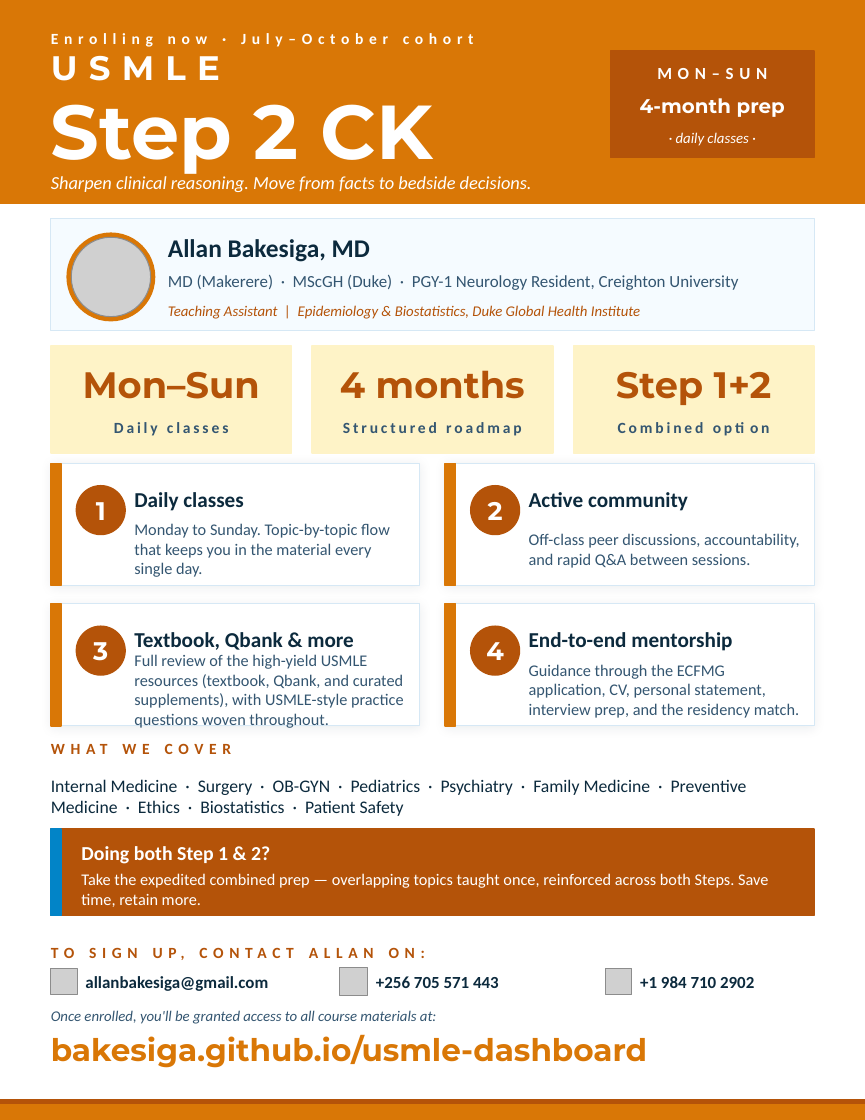
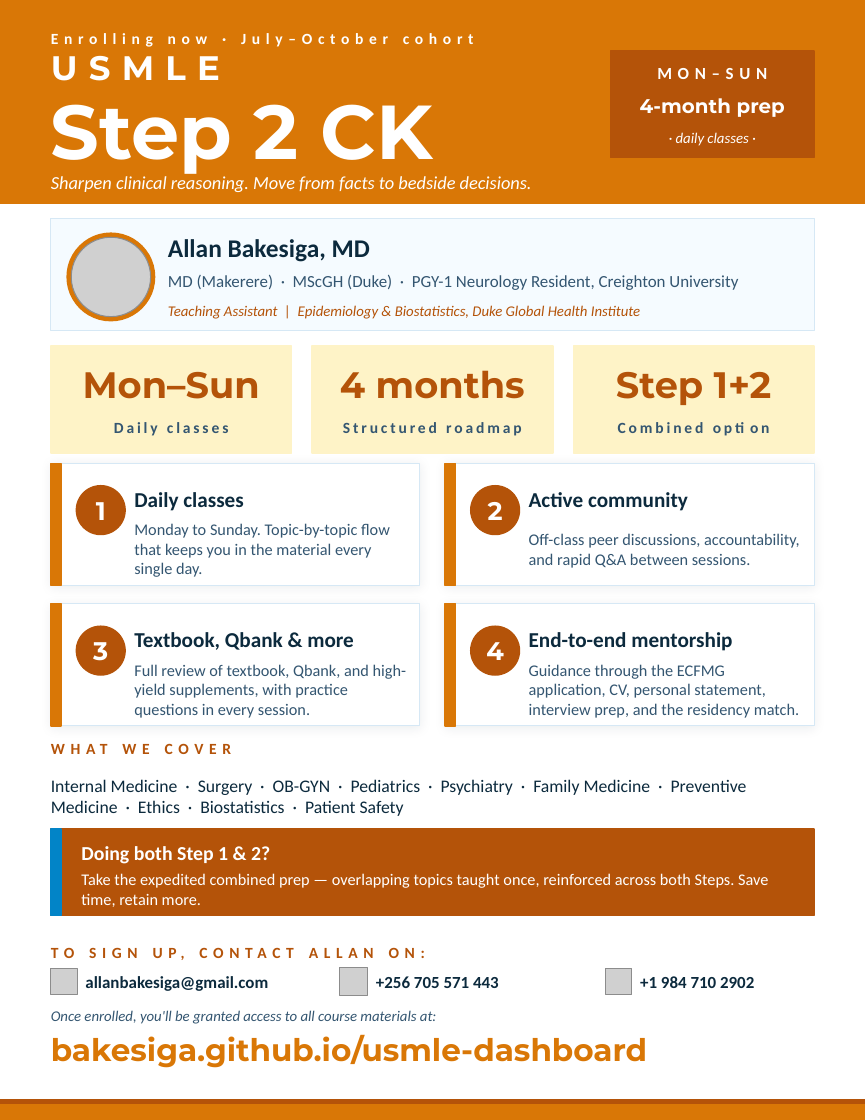
Before and after one commit to Bakesiga/usmle-dashboard, a slide deck: slide 1 of outputs/flyers/USMLE_Step2_Flyer.pptx. Drawn at 865x1120 pixels with LibreOffice and Linux fonts; fonts in the diff are those of the drawing; grey boxes stand for pictures. Boxes give left, top, right and bottom in pixels: in the first picture for what was removed or moved away, otherwise in the second. Text is boxed around its words. In the diff, an @@ line names an element or a change of style, - is before the commit and + after.

Commit message:
Flyers: trim 'Textbook, Qbank & more' card body to fit within card
Earlier wording overflowed the lower margin. New body keeps the
'covers more than just one textbook + Qbank' meaning while
fitting in three lines like the sibling cards.

```diff
--- a/outputs/flyers/USMLE_Step2_Flyer.pptx
+++ b/outputs/flyers/USMLE_Step2_Flyer.pptx
@@ text at (x1=134, y1=664, x2=406, y2=718): text changed @@
-Full review of the high-yield USMLE resources (textbook, Qbank, and curated supplements), with USMLE-style practice questions woven throughout.
+Full review of textbook, Qbank, and high-yield supplements, with practice questions in every session.
```
Also in this commit, not shown: 2 other files.
